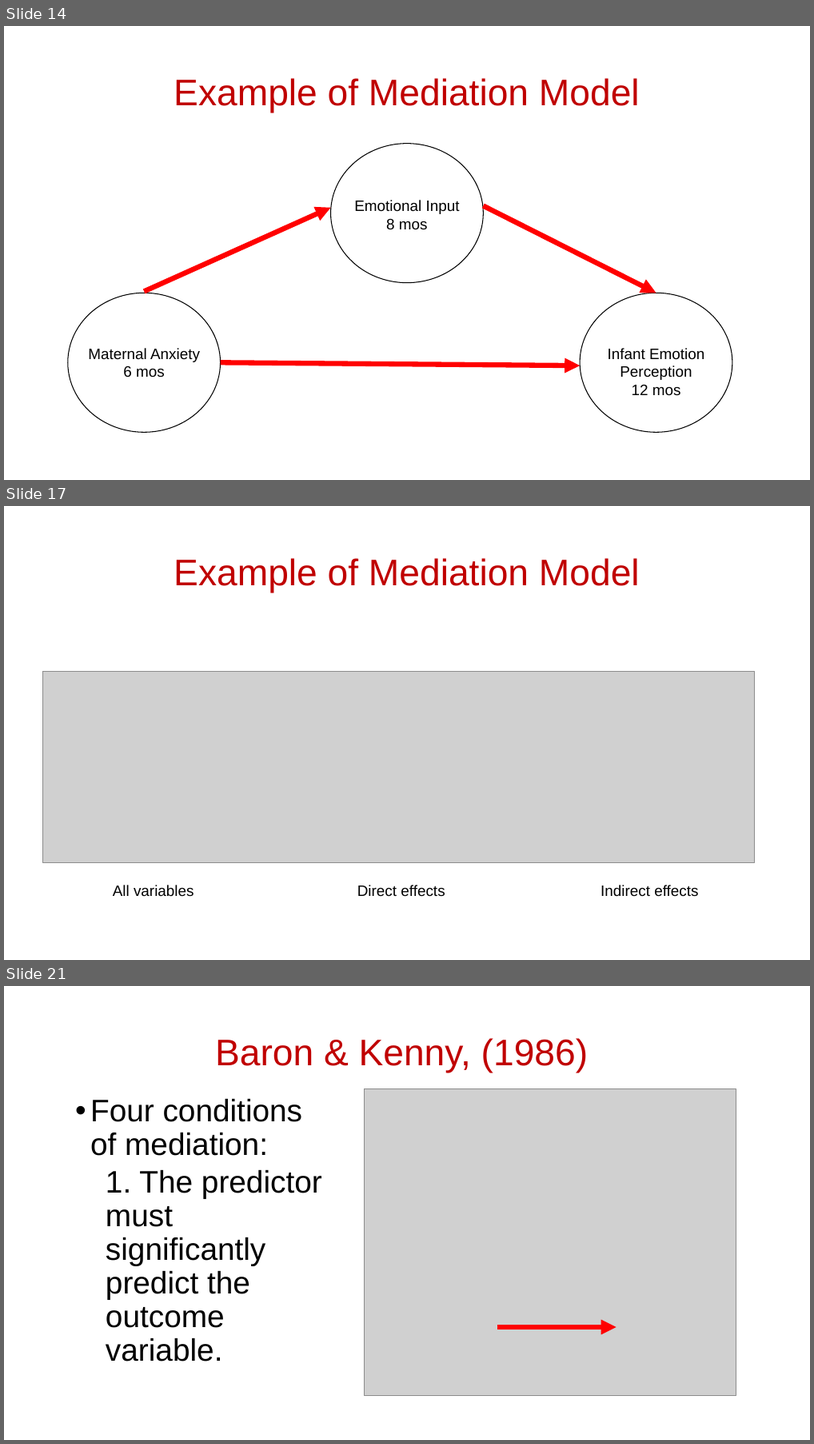
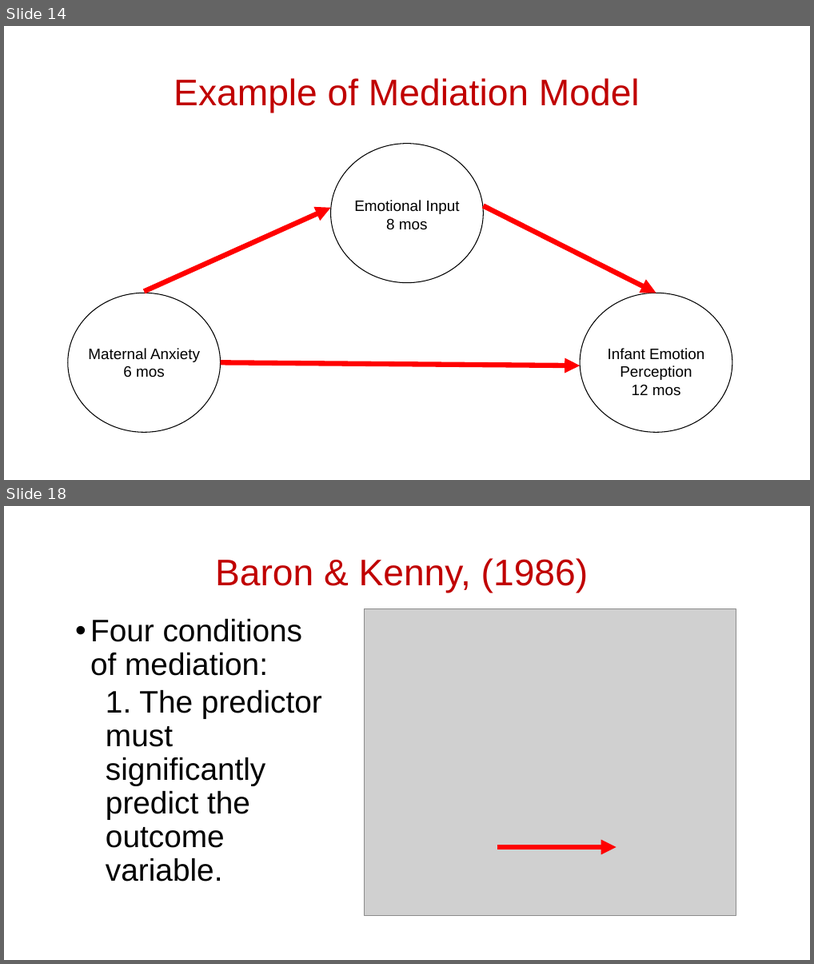
Before and after one commit to scream104/psych596, a slide deck: lecture-slides_upload/lecture/07_Statistical Methods_Mediation and Moderation.pptx. Shown one above the other, each under a label of ours: slides 14, 17 and 21 before the commit, slides 14 and 18 after it; the slides between them are not shown. The pictures are 814x1444 and 814x964 pixels, drawn with LibreOffice and Linux fonts; fonts in the diff are those of the drawing; grey boxes stand for pictures. Boxes give left, top, right and bottom in pixels: in the first picture for what was removed or moved away, otherwise in the second. Text is boxed around its words. In the diff, an @@ line names an element or a change of style, - is before the commit and + after.

```diff
--- a/lecture-slides_upload/lecture/07_Statistical Methods_Mediation and Moderation.pptx
+++ b/lecture-slides_upload/lecture/07_Statistical Methods_Mediation and Moderation.pptx
@@ slide 17 removed at box(4, 506, 810, 960), background #FFFFFF @@
@@ title removed at box(174, 558, 640, 593) @@
-Example of Mediation Model
@@ picture removed at box(42, 672, 755, 862) @@
@@ text removed at box(113, 884, 194, 896) @@
-All variables
@@ text removed at box(358, 884, 445, 896) @@
-Direct effects
@@ text removed at box(601, 884, 698, 896) @@
-Indirect effects
@@ what was slide 21 is now slide 18 @@
```
Also in this commit, not shown: 13 slides changed, 1 slide added, 2 other slides removed, 3 other files.
